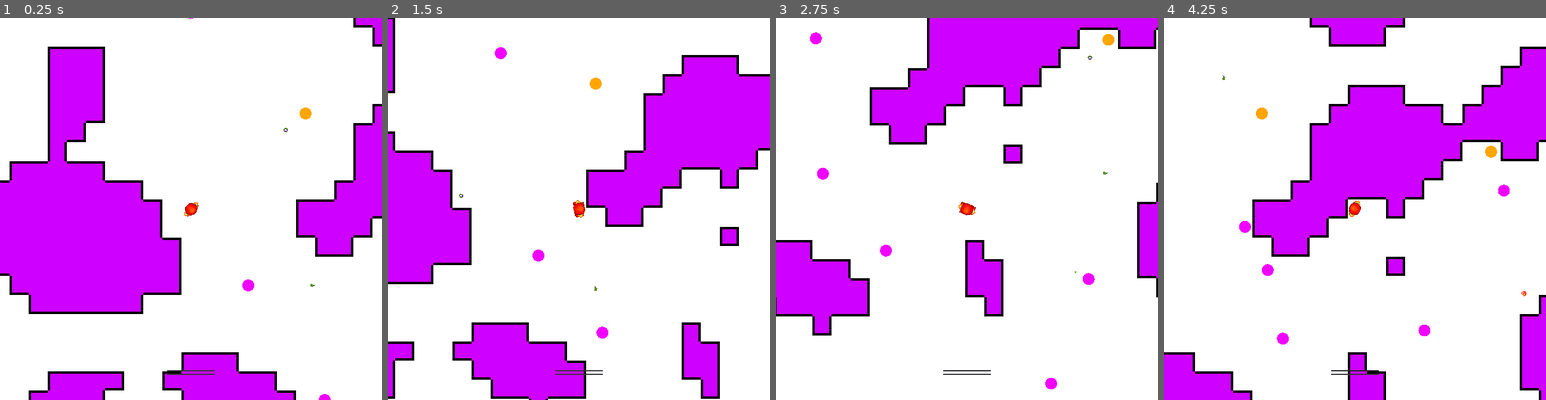
Above: before the commit, frames 1-4 (left to right).
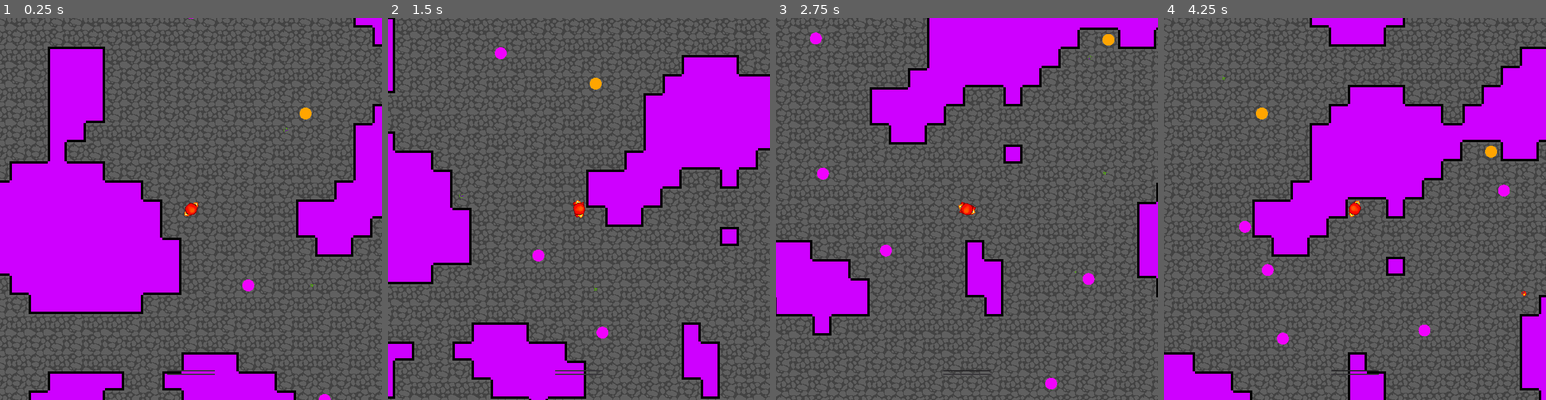
Above: after the commit, the same moments.

Repository: the-alex-g/TrialByFire
Game: Godot game, scene res://Main/Main.tscn
The game is run twice, just before and just after one commit, with the same random seed, the same clock (stepped at 60 frames per second) and the same inputs.
Inputs (mouse positions are in pixels of both pictures, inside the frame that each line leads up to):
- Up to frame 1 (0.25 s): no input
- Up to frame 2 (1.5 s): tap Enter (teleport) at 0.5, 1.35 s; move the mouse to (663, 189) at 0.52 s; hold D (right) 0.53-1.28 s; click (663, 189) at 0.6 s; move the mouse to (502, 228) at 1.27 s; hold S (down) from 1.28 s (still down)
- Up to frame 3 (2.75 s): move the mouse to (1005, 124) at 2.02 s; release S (down) at 2.03 s; hold D (right) from 2.03 s (still down); click (1005, 124) at 2.1 s
- Up to frame 4 (4.25 s): move the mouse to (1335, 285) at 2.77 s; release D (right) at 2.78 s; hold W (up) 2.78-3.53 s; tap Enter (teleport) at 2.85 s; move the mouse to (1469, 266) at 3.52 s; hold A (left) from 3.53 s (still down); click (1469, 266) at 3.6 s

The runs differ from the first frame. In frame 1, 71% of the frame differs, in the area x 0-100%, y 0-100%; in frame 2, 74%; in frame 3, 81%; in frame 4, 76%.

Commit message:
Add floor tile art

Diff:
--- a/project/Main/Main.gd
+++ b/project/Main/Main.gd
@@ -3,7 +3,7 @@
 const PERCENT_CHANCE_OF_ENEMY := 2.0
 const VISUAL_BORDER_WIDTH := 10
 const BOARD_SIZE := 100
-const EMPTY_TILE := 1
+const EMPTY_TILES := [4, 5, 6]
 const WALL_TILE := 3
 const ENEMY_DATA := [
 	{"path":"res://Enemy/MeleeEnemy.tscn", "ratio":2},
@@ -53,7 +53,7 @@
 	if value > 0.2 or value < -0.4:
 		_tilemap.set_cell(x, y, WALL_TILE)
 	else:
-		_tilemap.set_cell(x, y, EMPTY_TILE)
+		_tilemap.set_cell(x, y, _get_empty_tile())
 		if x > 1 and y > 1 and x < BOARD_SIZE and y < BOARD_SIZE:
 			if randi() % 100 < PERCENT_CHANCE_OF_ENEMY:
 				var enemy = load(_enemy_path_list[randi() % _enemy_path_list.size()]).instance()
@@ -61,6 +61,10 @@
 				_enemy_container.add_child(enemy)
 			else:
 				_potential_player_positions.append(Vector2(x, y))
+
+
+func _get_empty_tile()->int:
+	return EMPTY_TILES[randi()%EMPTY_TILES.size()]
 
 
 func _finish_map()->void:
--- a/project/Main/Main.tscn
+++ b/project/Main/Main.tscn
@@ -1,7 +1,7 @@
 [gd_scene load_steps=22 format=2]
 
 [ext_resource path="res://Main/Main.gd" type="Script" id=1]
-[ext_resource path="res://Main/test_tiles.png" type="Texture" id=2]
+[ext_resource path="res://Main/FloorTiles.png" type="Texture" id=2]
 [ext_resource path="res://Player/Player.tscn" type="PackedScene" id=3]
 [ext_resource path="res://Main/HUD.tscn" type="PackedScene" id=4]
 [ext_resource path="res://Main/test_autotile_3x3.png" type="Texture" id=5]
@@ -52,20 +52,6 @@
 points = PoolVector2Array( 0, 0, 32, 0, 32, 32, 0, 32 )
 
 [sub_resource type="TileSet" id=1]
-1/name = "test_tiles.png 1"
-1/texture = ExtResource( 2 )
-1/tex_offset = Vector2( 0, 0 )
-1/modulate = Color( 1, 1, 1, 1 )
-1/region = Rect2( 0, 32, 32, 32 )
-1/tile_mode = 0
-1/occluder_offset = Vector2( 0, 0 )
-1/navigation_offset = Vector2( 0, 0 )
-1/shape_offset = Vector2( 0, 0 )
-1/shape_transform = Transform2D( 1, 0, 0, 1, 0, 0 )
-1/shape_one_way = false
-1/shape_one_way_margin = 0.0
-1/shapes = [  ]
-1/z_index = 0
 3/name = "test_autotile_3x3.png 3"
 3/texture = ExtResource( 5 )
 3/tex_offset = Vector2( 0, 0 )
@@ -180,6 +166,48 @@
 "shape_transform": Transform2D( 1, 0, 0, 1, 0, 0 )
 } ]
 3/z_index = 0
+4/name = "FloorTiles.png 4"
+4/texture = ExtResource( 2 )
+4/tex_offset = Vector2( 0, 0 )
+4/modulate = Color( 1, 1, 1, 1 )
+4/region = Rect2( 0, 0, 32, 32 )
+4/tile_mode = 0
+4/occluder_offset = Vector2( 0, 0 )
+4/navigation_offset = Vector2( 0, 0 )
+4/shape_offset = Vector2( 0, 0 )
+4/shape_transform = Transform2D( 1, 0, 0, 1, 0, 0 )
+4/shape_one_way = false
+4/shape_one_way_margin = 0.0
+4/shapes = [  ]
+4/z_index = 0
+5/name = "FloorTiles.png 5"
+5/texture = ExtResource( 2 )
+5/tex_offset = Vector2( 0, 0 )
+5/modulate = Color( 1, 1, 1, 1 )
+5/region = Rect2( 32, 0, 32, 32 )
+5/tile_mode = 0
+5/occluder_offset = Vector2( 0, 0 )
+5/navigation_offset = Vector2( 0, 0 )
+5/shape_offset = Vector2( 0, 0 )
+5/shape_transform = Transform2D( 1, 0, 0, 1, 0, 0 )
+5/shape_one_way = false
+5/shape_one_way_margin = 0.0
+5/shapes = [  ]
+5/z_index = 0
+6/name = "FloorTiles.png 6"
+6/texture = ExtResource( 2 )
+6/tex_offset = Vector2( 0, 0 )
+6/modulate = Color( 1, 1, 1, 1 )
+6/region = Rect2( 0, 32, 32, 32 )
+6/tile_mode = 0
+6/occluder_offset = Vector2( 0, 0 )
+6/navigation_offset = Vector2( 0, 0 )
+6/shape_offset = Vector2( 0, 0 )
+6/shape_transform = Transform2D( 1, 0, 0, 1, 0, 0 )
+6/shape_one_way = false
+6/shape_one_way_margin = 0.0
+6/shapes = [  ]
+6/z_index = 0
 
 [node name="Main" type="Node2D"]
 script = ExtResource( 1 )
Binary file added: project/Main/FloorTiles.png
Not shown, changed: project/Main/FloorTiles.png.import
Binary file removed: project/Main/test_tiles.png
Not shown, added: piskel_files/FloorTiles.piskel
